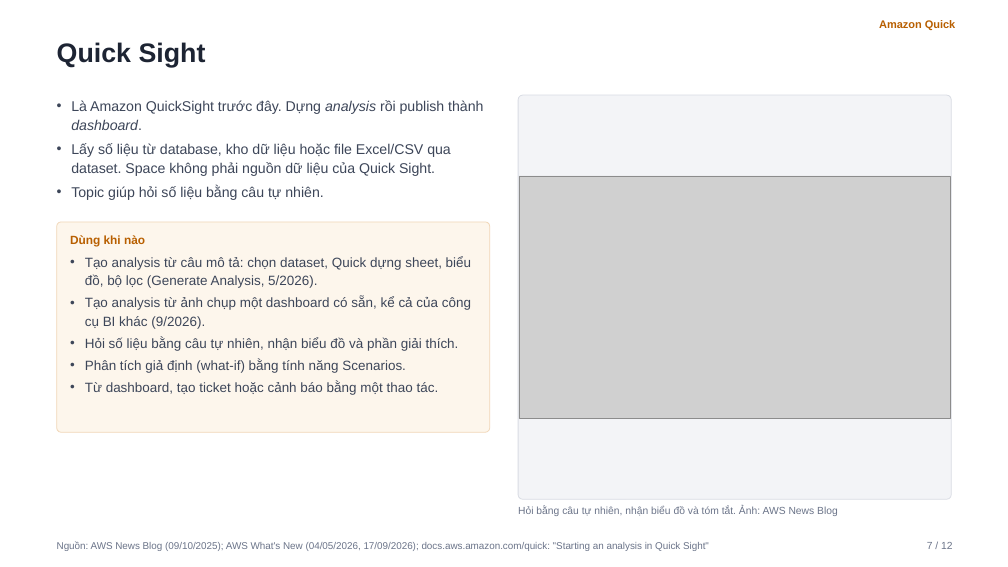
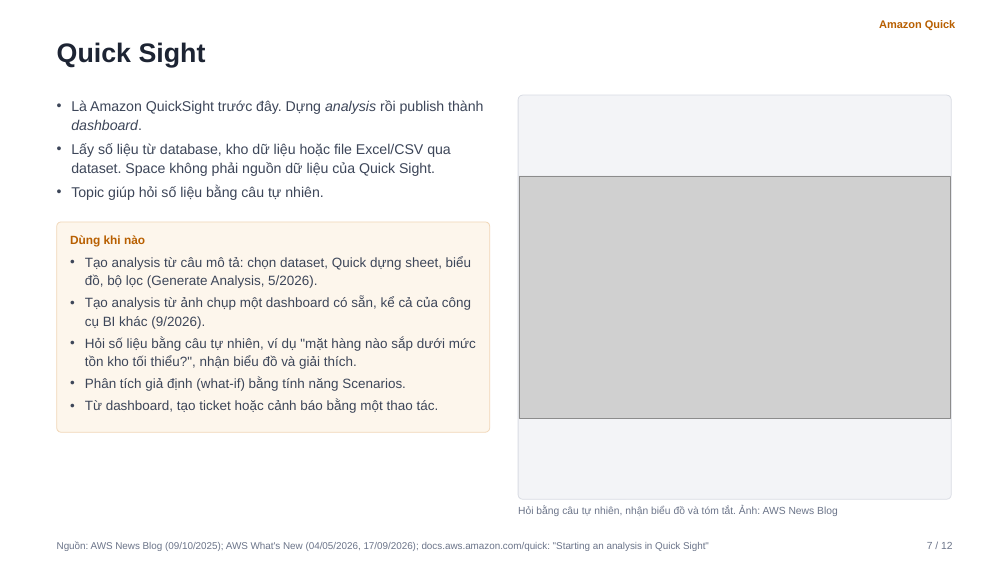
Before and after one commit to hiepnhoc/HiGa, a slide deck: slide 7 of public/slides/amazon-quick/amazon-quick.pptx. Drawn at 1008x567 pixels with LibreOffice and Linux fonts; fonts in the diff are those of the drawing; grey boxes stand for pictures. Boxes give left, top, right and bottom in pixels: in the first picture for what was removed or moved away, otherwise in the second. Text is boxed around its words. In the diff, an @@ line names an element or a change of style, - is before the commit and + after.

```diff
--- a/public/slides/amazon-quick/amazon-quick.pptx
+++ b/public/slides/amazon-quick/amazon-quick.pptx
@@ text at <box>85,337,476,369</box>: text changed @@
-• Hỏi số liệu bằng câu tự nhiên, nhận biểu đồ và phần giải thích.
+• Hỏi số liệu bằng câu tự nhiên, ví dụ "mặt hàng nào sắp dưới mức tồn kho tối thiểu?", nhận biểu đồ và giải thích.
```
Also in this commit, not shown: 6 other slides changed, 3 other files.
